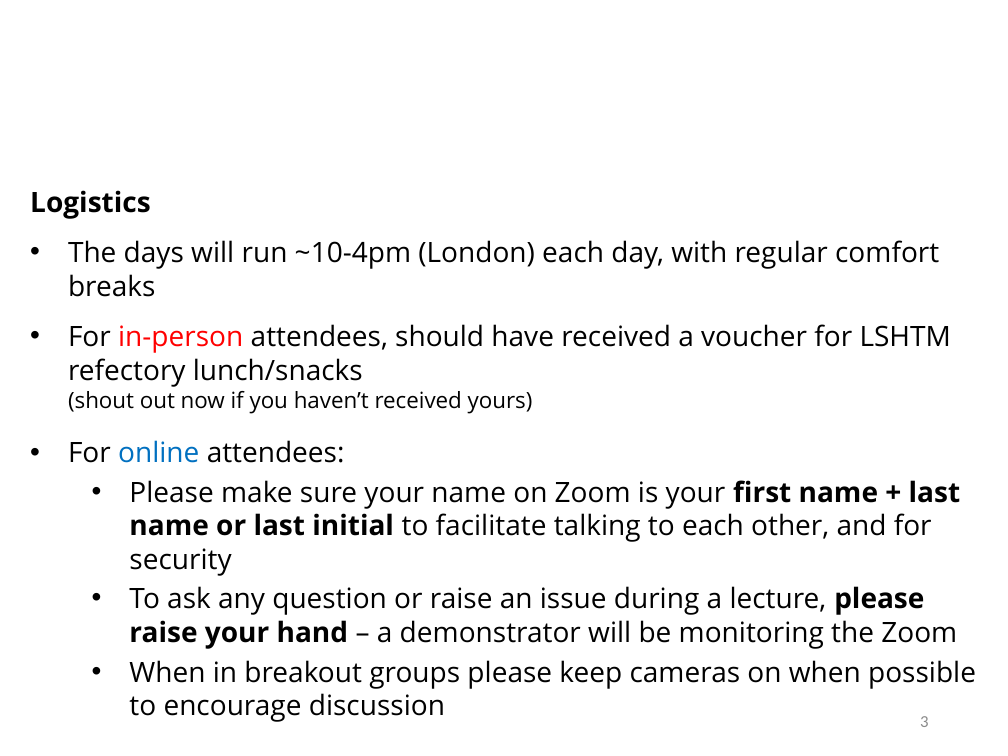
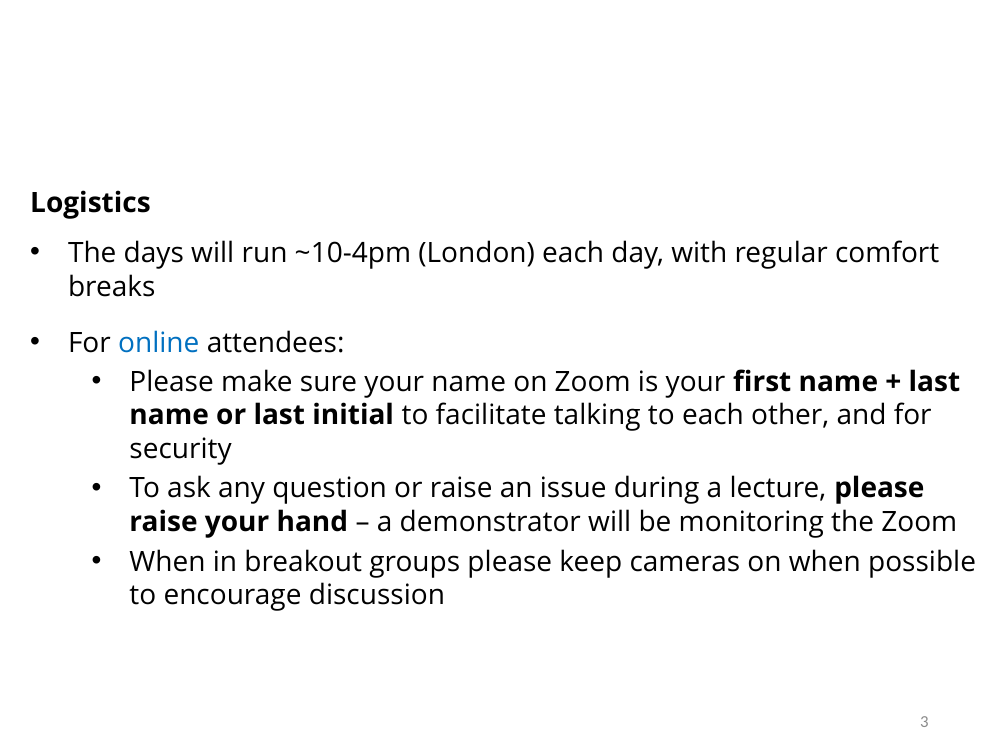
Before and after one commit to cmmid/mtm, a slide deck: slide 4 of slides/Lecture_01_Intro.pptx. Drawn at 1008x756 pixels with LibreOffice and Linux fonts; fonts in the diff are those of the drawing; background and template pictures are left out. Boxes give left, top, right and bottom in pixels: in the first picture for what was removed or moved away, otherwise in the second. Text is boxed around its words. In the diff, an @@ line names an element or a change of style, - is before the commit and + after.

Commit message:
Slides update

```diff
--- a/slides/Lecture_01_Intro.pptx
+++ b/slides/Lecture_01_Intro.pptx
@@ text at <box>68,324,951,413</box>: paragraph removed @@
-• For in-person attendees, should have received a voucher for LSHTM refectory lunch/snacks
-  (shout out now if you haven’t received yours)
```
Also in this commit, not shown: 33 other files.
